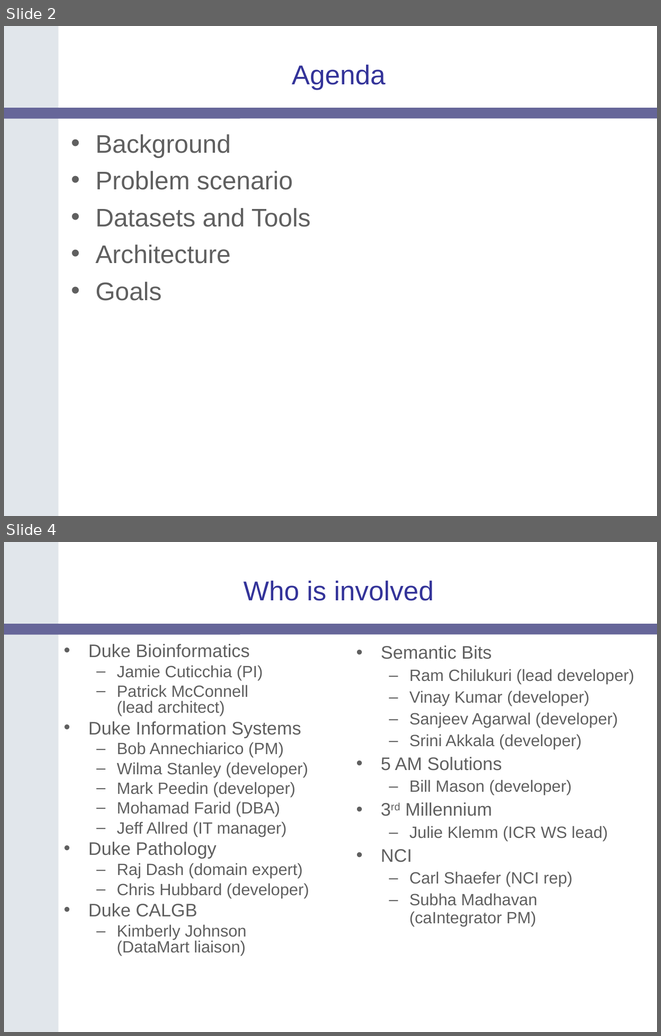
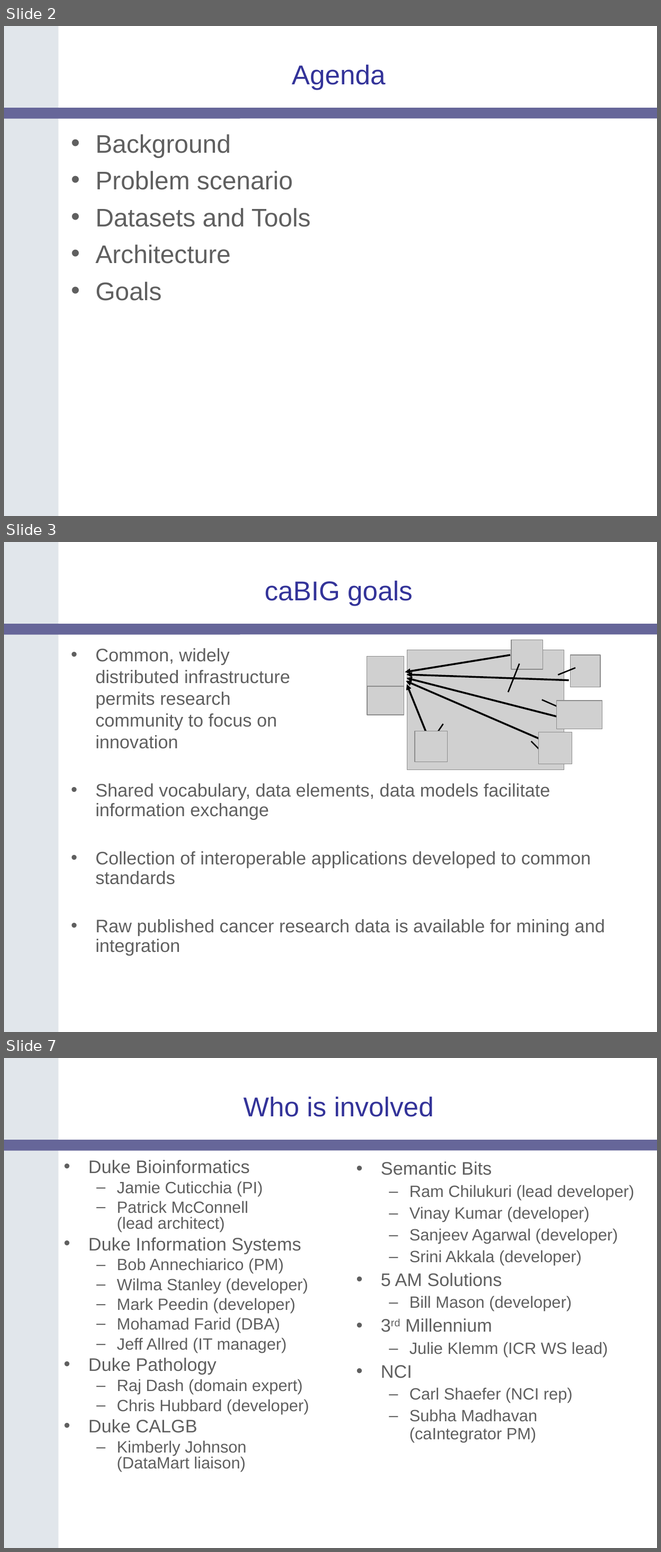
Before and after one commit to NCIP/catrip, a slide deck: catrip/documentation/presentations/breast_clinic_2006_06_19/duke_breast_clinic_2006_06_13.ppt. Shown one above the other, each under a label of ours: slides 2 and 4 before the commit, slides 2, 3 and 7 after it; the slides between them are not shown. The pictures are 661x1036 and 661x1552 pixels, drawn with LibreOffice and Linux fonts; fonts in the diff are those of the drawing; grey boxes stand for pictures; background and template pictures are left out. Boxes give left, top, right and bottom in pixels: in the first picture for what was removed or moved away, otherwise in the second. Text is boxed around its words. In the diff, an @@ line names an element or a change of style, - is before the commit and + after.

```diff
--- a/catrip/documentation/presentations/breast_clinic_2006_06_19/duke_breast_clinic_2006_06_13.ppt
+++ b/catrip/documentation/presentations/breast_clinic_2006_06_19/duke_breast_clinic_2006_06_13.ppt
@@ slide 3 added at (x1=4, y1=542, x2=657, y2=1032), background #FFFFFF; not listed: 2 template elements that a slide beside it also shows @@
@@ title added at (x1=265, y1=581, x2=413, y2=606), 30 pt, text #333399 @@
+caBIG goals
@@ text added at (x1=96, y1=648, x2=605, y2=955), 20 pt, text #5F5F5F @@
+• Common, widely
+  distributed infrastructure
+  permits research
+  community to focus on
+  innovation
+• Shared vocabulary, data elements, data models facilitate information exchange
+• Collection of interoperable applications developed to common standards
+• Raw published cancer research data is available for mining and integration
@@ group added at (x1=367, y1=640, x2=602, y2=769): 8 pictures, 5 lines, 5 arrows @@
@@ what was slide 4 is now slide 7 @@
```
Also in this commit, not shown: 3 slides changed, 2 other slides added.
